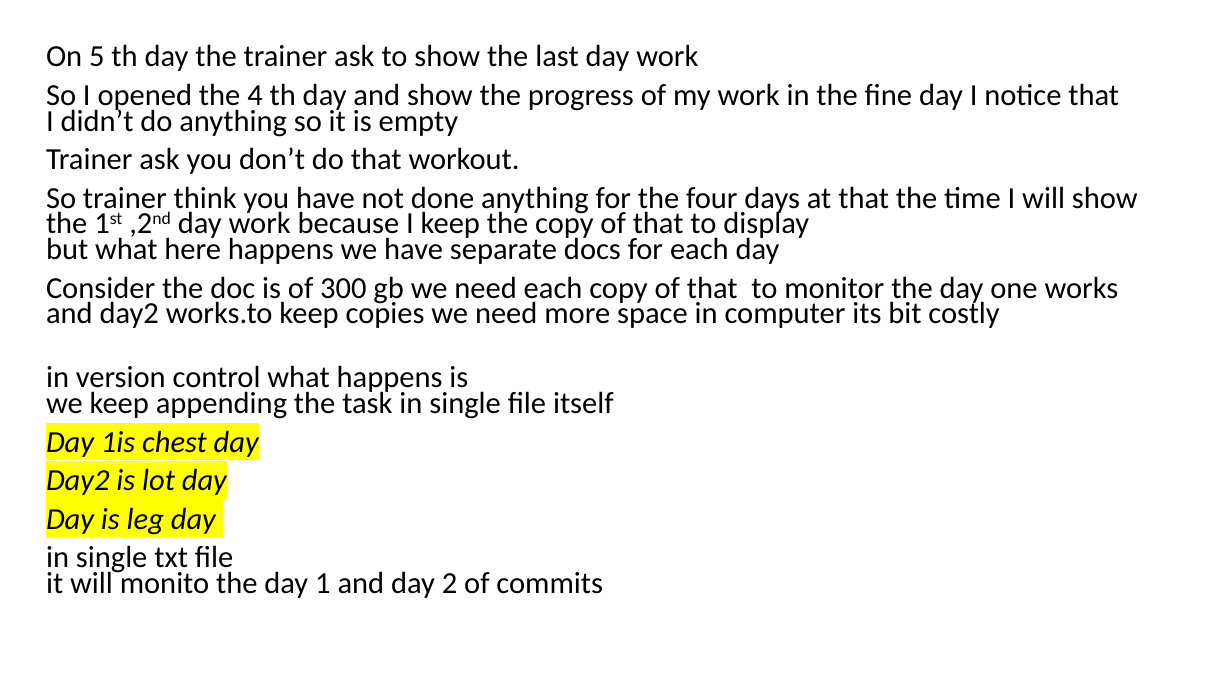
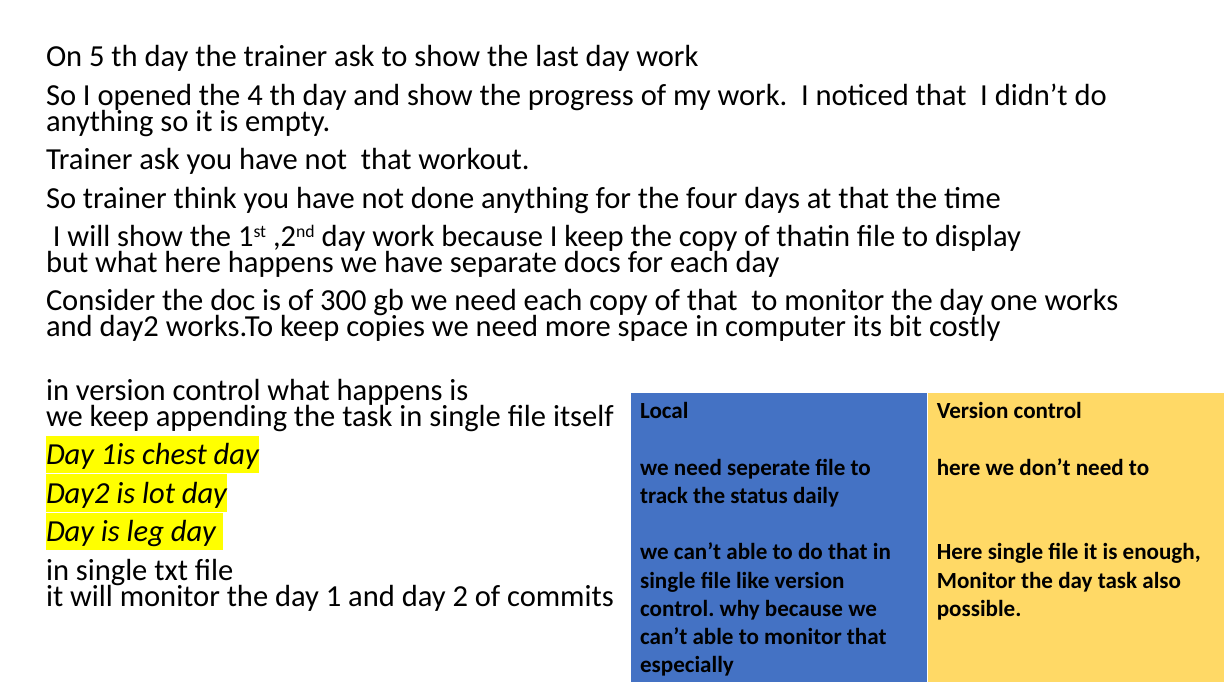
Before and after one commit to kselvan73/Gravity_seizer, a slide deck: slide 3 of Home_done_works/Documents/pptformats/LearningOfGit.pptx. Drawn at 1232x693 pixels with LibreOffice and Linux fonts; fonts in the diff are those of the drawing. Boxes give left, top, right and bottom in pixels: in the first picture for what was removed or moved away, otherwise in the second. Text is boxed around its words. In the diff, an @@ line names an element or a change of style, - is before the commit and + after.

```diff
--- a/Home_done_works/Documents/pptformats/LearningOfGit.pptx
+++ b/Home_done_works/Documents/pptformats/LearningOfGit.pptx
@@ text at bbox=[46, 83, 1119, 341]: text changed @@
-So I opened the 4 th day and show the progress of my work in the fine day I notice that I didn’t do anything so it is empty
-Trainer ask you don’t do that workout.
-So trainer think you have not done anything for the four days at that the time I will show the 1st ,2nd day work because I keep the copy of that to display
-but what here happens we have separate docs for each day
-Consider the doc is of 300 gb we need each copy of that to monitor the day one works and day2 works.to keep copies we need more space in computer its bit costly
+So I opened the 4 th day and show the progress of my work. I noticed that I didn’t do anything so it is empty.
+Trainer ask you have not that workout.
+So trainer think you have not done anything for the four days at that the time
+I will show the 1st ,2nd day work because I keep the copy of thatin file to display
+but what here happens we have separate docs for each day
+Consider the doc is of 300 gb we need each copy of that to monitor the day one works and day2 works.To keep copies we need more space in computer its bit costly
@@ table added at bbox=[631, 393, 1225, 680], 1 rows, 2 columns @@
+Local we need seperate file to track the status daily we can’t able to do that in single file like version control. why because we can’t able to monitor that especially | Version control here we don’t need to / Here single file it is enough, / Monitor the day task also possible.
@@ text at bbox=[46, 558, 614, 611]: text changed @@
-in single txt file
-it will monito the day 1 and day 2 of commits
+in single txt file
+it will monitor the day 1 and day 2 of commits
```
Also in this commit, not shown: 4 other slides changed, 1 slide added, 1 other file.
